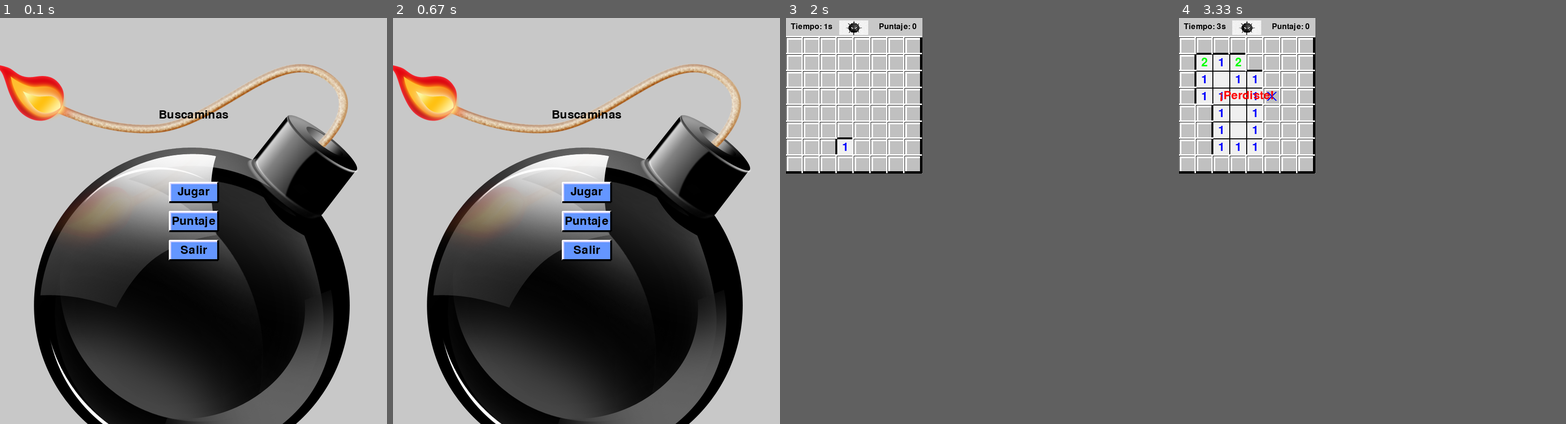
Above: before the commit, frames 1-4 (left to right).
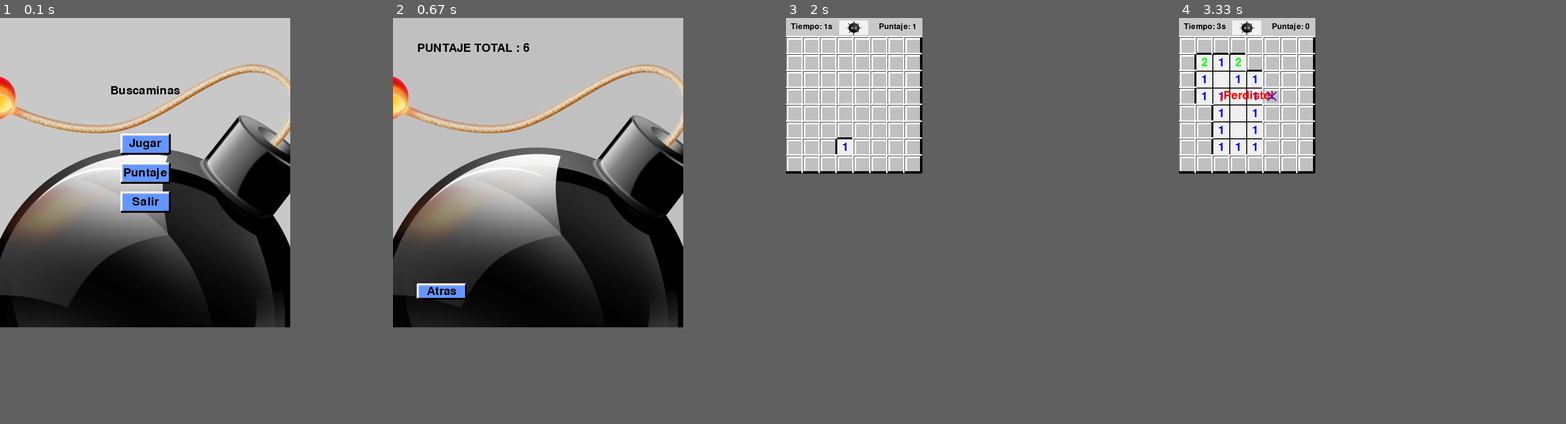
Above: after the commit, the same moments.

Repository: facundogutierrez17/buscaminas_pygames
Game: pygame game, started from buscaminas.py
The game is run twice, just before and just after one commit, with the same random seed, the same clock (stepped at 60 frames per second) and the same inputs.
Inputs (mouse positions are in pixels of both pictures, inside the frame that each line leads up to):
- Up to frame 1 (0.1 s): no input
- Up to frame 2 (0.67 s): click (540, 172) at 0.38 s
- Up to frame 3 (2 s): click (832, 290) at 0.72 s, where only the run after the commit has a clickable "Atras"; click "Jugar" at 1.05 s; click "Fácil" at 1.38 s; click (847, 135) at 1.72 s
- Up to frame 4 (3.33 s): click (1240, 70) at 2.05 s; right-click (1275, 82) at 2.38 s; click (1295, 135) at 2.72 s
In our replay, in frame 1 the window is 800x840 before the commit and 600x640 after it. These sizes can differ from the game's own. Grey fills any space a smaller window leaves; there, only what the larger window draws over its background counts as a difference.

The runs differ from the first frame. In frame 1, 48% of the frame differs, in the area x 0-93%, y 11-100%; in frame 2, 47%; in frame 3, less than 0.1%; in frame 4, nothing differs.

Commit message:
Update buscaminas.py

Diff:
--- a/buscaminas.py
+++ b/buscaminas.py
@@ -27,7 +27,7 @@
 COLOR_BANDERA = (0, 0, 255)
 
 #-------------------------------------- CONFIGURACION -----------------------------------------------
-ANCHO = 800
+ANCHO = 600
 CELDA = 35
 pantalla = pygame.display.set_mode((ANCHO,ANCHO + 40 ))
 fuente = pygame.font.Font(None, 36)
@@ -68,7 +68,7 @@
         "banderas_colocadas": 0  # Bandera inicialmente colocadas en 0
     }
 
-def inicializar_juego(estado, dificultad):
+def inicializar_juego(estado:dict, dificultad:dict)-> None:
     estado["dificultad"] = dificultad
     estado["filas"], estado["columnas"], estado["minas"] = DIFICULTADES[dificultad]
     estado["ancho"] = estado["columnas"] * CELDA
@@ -78,6 +78,7 @@
     estado["tablero"] = [[0 for _ in range(estado["columnas"])] for _ in range(estado["filas"])]
     estado["revelado"] = [[False for _ in range(estado["columnas"])] for _ in range(estado["filas"])]
     estado["perdido"] = False
+    estado["puntaje"] = 0
 
     minas_colocadas = 0
     while minas_colocadas < estado["minas"]:
@@ -91,9 +92,10 @@
                     if 0 <= nx < estado["columnas"] and 0 <= ny < estado["filas"] and estado["tablero"][ny][nx] != -1:
                         estado["tablero"][ny][nx] += 1
 
+    estado["puntaje"] = 0
 
 #-------------------------------------- FUNCIONES ---------------------------------------------------
-def mostrar_matriz(estado, matriz):
+def mostrar_matriz(estado:dict, matriz:list)->list:
     """
     Recibe por parametro una matriz y la muestra de manera prolija
     """
@@ -102,7 +104,7 @@
             print(matriz[i][j],end=" ")
         print(" ")
 
-def dibujar_tablero(estado):
+def dibujar_tablero(estado:dict)->None:
     for y in range(estado["filas"]):
         for x in range(estado["columnas"]):  #celda + 40 -> genera espacio arriba para colocar puntaje, tiempo y reinicio
             rect = pygame.Rect(x * CELDA, y * CELDA + 40, CELDA, CELDA)
@@ -138,7 +140,7 @@
     # Dibujar botón de reinicio
     crear_boton_reinicio(estado)
 
-def revelar_celdas(estado, x, y):
+def revelar_celdas(estado:dict, x:int, y:int)->None:
     if not (0 <= x < estado["columnas"] and 0 <= y < estado["filas"]) or estado["revelado"][y][x]:
         return
     estado["revelado"][y][x] = True
@@ -151,11 +153,11 @@
             revelar_celdas(estado, x, y)
             estado["puntaje"] += 1
 
-def escribir_texto(texto, x, y):
+def escribir_texto(texto:str, x:int, y:int)->None:
     texto_renderizado = fuente.render(texto, True, NEGRO)
     pantalla.blit(texto_renderizado, (x, y))
 
-def crear_boton(texto, x, y, ancho, alto):
+def crear_boton(texto:str, x:int, y:int, ancho:int, alto:int)->None:
     # Dibujar fondo del botón
     rect = pygame.Rect(x, y, ancho, alto)
     pygame.draw.rect(pantalla, COLOR_BOTON, rect)
@@ -179,29 +181,39 @@
 
     return rect
 
-def dibujar_puntaje(estado):
+def dibujar_puntaje(estado:dict)->None:
     fuente = pygame.font.Font(None, 36)
     if estado["dificultad"] == "facil":
         fuente = pygame.font.Font(None, 24)  # Reducir tamaño de fuente en dificultad fácil
     puntaje_texto = fuente.render(f"Puntaje: {estado['puntaje']}", True, COLOR_TEXTO)
     pantalla.blit(puntaje_texto, (estado["ancho"] - 10 - puntaje_texto.get_width(), 10))  # Puntaje a la derecha
-    if revelar_celdas(estado, estado["ancho"], estado["alto"]):
-        estado["puntaje"] += 1
-
-def colocar_bandera(estado, x, y):
-    if not estado["revelado"][y][x] and estado["banderas"][y][x] == False:
+
+def guardar_puntaje(estado:dict, tiempo_transcurrido:int)->None:
+    import csv
+    import os
+    if not os.path.exists("puntajes.csv"):
+        with open('puntajes.csv', 'w', newline='') as file:
+            crear_archivo = csv.writer(file)
+            crear_archivo.writerow(["Dificultad", "Puntaje", "Tiempo"])
+    with open('puntajes.csv', 'a', newline='') as file:
+        crear_archivo = csv.writer(file)
+        crear_archivo = crear_archivo.writerow([estado["dificultad"], estado["puntaje"], tiempo_transcurrido])
+
+    return crear_archivo
+
+def colocar_bandera(estado:dict, x:int, y:int)->None:
+    if estado["revelado"][y][x] == False and estado["banderas"][y][x] == False:
         estado["banderas"][y][x] = True
-        if estado["tablero"][y][x] == -1:  # Colocamos bandera sobre una mina
-            estado["puntaje"] -= 1  # Disminuye puntaje cuando es correcto
-        estado["banderas_colocadas"] += 1
-
-def quitar_bandera(estado, x, y):
+    if estado["revelado"][y][x] == True and estado["banderas"][y][x] == False:
+        estado["banderas"][y][x] = False
+
+def quitar_bandera(estado:dict, x:int, y:int)->None:
     if estado["banderas"][y][x]:
         estado["banderas"][y][x] = False
 
-def crear_boton_reinicio(estado):
+def crear_boton_reinicio(estado:dict)->None:
     # Cargar la imagen del botón de reinicio
-    imagen_boton = pygame.image.load('C:/Users/Usuario/Documents/buscaminas python/buscaminas.jpg')
+    imagen_boton = pygame.image.load('C:/Users/user/Documents/buscaminas_python/buscaminas.jpg')
     imagen_boton = pygame.transform.scale(imagen_boton, (60, 30))  # Ajustar el tamaño de la imagen
     # Definir la posición del botón entre el puntaje y el temporizador
     x = estado["ancho"] // 2 - imagen_boton.get_width() // 2
@@ -212,12 +224,12 @@
     pantalla.blit(imagen_boton, (x, y))
     return boton_rect
 
-def verificar_reinicio(estado, pos):
+def verificar_reinicio(estado:dict, pos)->None:
     boton_reinicio = crear_boton_reinicio(estado)
     if boton_reinicio.collidepoint(pos):
         inicializar_juego(estado, estado["dificultad"])  # Reiniciar el juego con la misma dificultad
 
-def dibujar_temporizador(estado, tiempo_transcurrido):
+def dibujar_temporizador(estado:dict, tiempo_transcurrido:int)->None:
     fuente = pygame.font.Font(None, 36)
     if estado["dificultad"] == "facil":
         fuente = pygame.font.Font(None, 24)  # Reducir tamaño de fuente en dificultad fácil
@@ -226,10 +238,10 @@
 
 
 #-------------------------------------- PANTALLAS ---------------------------------------------------
-def pantalla_menu(estado):
+def pantalla_menu(estado:dict)->None:
     pantalla.fill(COLOR_FONDO)
     titulo = pygame.font.Font(None, 36).render("Buscaminas", True, NEGRO)
-    imagen_mina = pygame.image.load('C:/Users/Usuario/Documents/buscaminas python/mina.png')
+    imagen_mina = pygame.image.load('C:/Users/user/Documents/buscaminas_python/mina.png')
     x = estado["ancho"] // 2 - imagen_mina.get_width() // 2
     y = 5
     pantalla.blit(imagen_mina, (x, y))
@@ -238,27 +250,27 @@
             crear_boton("Puntaje", ANCHO // 2 - 50, ANCHO // 2, 100, 40), \
             crear_boton("Salir", ANCHO // 2 - 50, ANCHO // 2 + 60, 100, 40)
 
-def pantalla_niveles(estado):
+def pantalla_niveles(estado:dict)->None:
     pantalla.fill(COLOR_FONDO)
     titulo = pygame.font.Font(None, 36).render("Seleccionar Nivel", True, COLOR_TEXTO)
-    imagen_mina = pygame.image.load('C:/Users/Usuario/Documents/buscaminas python/mina.png')
+    imagen_mina = pygame.image.load('C:/Users/user/Documents/buscaminas_python/mina.png')
     x = estado["ancho"] // 2 - imagen_mina.get_width() // 2
     y = 5
     pantalla.blit(imagen_mina, (x, y))
     pantalla.blit(titulo, titulo.get_rect(center=(ANCHO // 2, ANCHO // 4)))
     return crear_boton("Fácil", ANCHO // 2 - 50, ANCHO // 2 - 60, 100, 40), \
            crear_boton("Medio", ANCHO // 2 - 50, ANCHO // 2, 100, 40), \
-           crear_boton("Difícil", ANCHO // 2 - 50, ANCHO // 2 + 60, 100, 40)
-
-def pantalla_puntaje(estado):
+           crear_boton("Difícil", ANCHO // 2 - 50, ANCHO // 2 + 60, 100, 40), \
+            crear_boton("Atras", ANCHO // 2 - 250, ANCHO // 2 + 250, 100, 30)
+
+def pantalla_puntaje(estado:dict, tiempo_transcurrido:int)->None:
     pantalla.fill((GRIS))
-    imagen_mina = pygame.image.load('C:/Users/Usuario/Documents/buscaminas python/mina.png')
+    imagen_mina = pygame.image.load('C:/Users/user/Documents/buscaminas_python/mina.png')
     x = estado["ancho"] // 2 - imagen_mina.get_width() // 2
     y = 5
     pantalla.blit(imagen_mina, (x, y))
-
-    escribir_texto("PUNTAJE TOTAL :", ANCHO // 2 - 350, ANCHO // 2 - 250)
-
+    escribir_texto(f"PUNTAJE TOTAL : {guardar_puntaje(estado, tiempo_transcurrido)}", ANCHO // 2 - 250, ANCHO // 2 - 250)
+    return crear_boton("Atras", ANCHO // 2 - 250, ANCHO // 2 + 250, 100, 30)
 
 #-------------------------------------- EJECUCCION --------------------------------------------------
 def ejecutar():
@@ -283,22 +295,35 @@
                     elif botones[2].collidepoint(evento.pos):
                         corriendo = False
                 elif estado["estado"] == "puntaje":
-                    botones = pantalla_puntaje(estado)
+                    botones = pantalla_puntaje(estado, tiempo_transcurrido)
+                    if botones.collidepoint(evento.pos):
+                        estado["estado"] = "menu"
                 elif estado["estado"] == "niveles":
                     botones = pantalla_niveles(estado)
                     if botones[0].collidepoint(evento.pos):
                         inicializar_juego(estado, "facil")
+                        mostrar_matriz(estado, estado["tablero"])
                         estado["estado"] = "juego"
                     elif botones[1].collidepoint(evento.pos):
                         inicializar_juego(estado, "medio")
+                        mostrar_matriz(estado, estado["tablero"])
                         estado["estado"] = "juego"
                     elif botones[2].collidepoint(evento.pos):
                         inicializar_juego(estado, "dificil")
+                        mostrar_matriz(estado, estado["tablero"])
                         estado["estado"] = "juego"
+                    elif botones[3].collidepoint(evento.pos):
+                        estado["estado"] = "menu"
                 elif estado["estado"] == "juego" and not estado["perdido"]:
                     x, y = evento.pos
                     cx, cy = x // CELDA, y // CELDA
                     if evento.button == 1:  # Click izquierdo (revelar)
+                        if estado["dificultad"] == "facil":
+                            estado["puntaje"] += 1
+                        if estado["dificultad"] == "medio":
+                            estado["puntaje"] += 2
+                        if estado["dificultad"] == "dificil":
+                            estado["puntaje"] += 4
                         if estado["tablero"][cy][cx] == -1:
                             estado["perdido"] = True
                         else:
@@ -306,6 +331,7 @@
                     elif evento.button == 3:  # Click derecho (colocar bandera)
                         if estado["banderas"][cy][cx]:
                             quitar_bandera(estado, cx, cy)
+
                         else:
                             colocar_bandera(estado, cx, cy)
 
@@ -316,7 +342,7 @@
         if estado["estado"] == "menu":
             pantalla_menu(estado)
         elif estado["estado"] == "puntaje":
-            pantalla_puntaje(estado)
+            pantalla_puntaje(estado, tiempo_transcurrido)
         elif estado["estado"] == "niveles":
             pantalla_niveles(estado)
         elif estado["estado"] == "juego":
@@ -324,6 +350,7 @@
             dibujar_tablero(estado)
             dibujar_puntaje(estado)
             dibujar_temporizador(estado, tiempo_transcurrido)
+
             if estado["perdido"]:
                 texto = pygame.font.Font(None, 36).render("¡Perdiste!", True, COLOR_MINA)
                 pantalla.blit(texto, texto.get_rect(center=(estado["ancho"] // 2, estado["alto"] // 2)))
